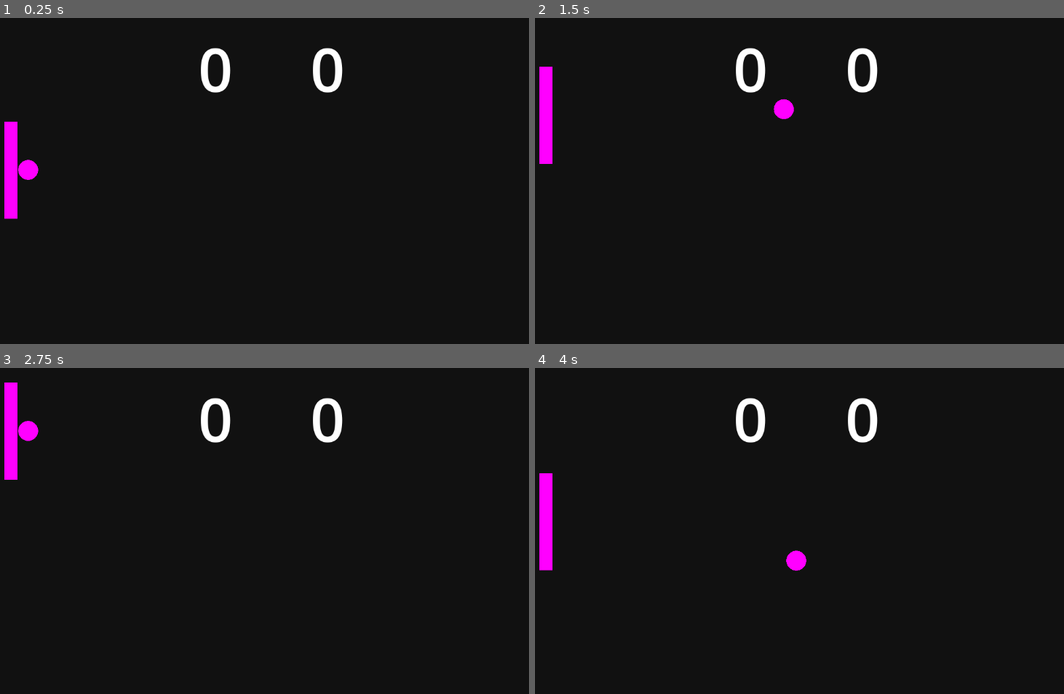
Above: before the commit, frames 1-4 (two rows, left to right).
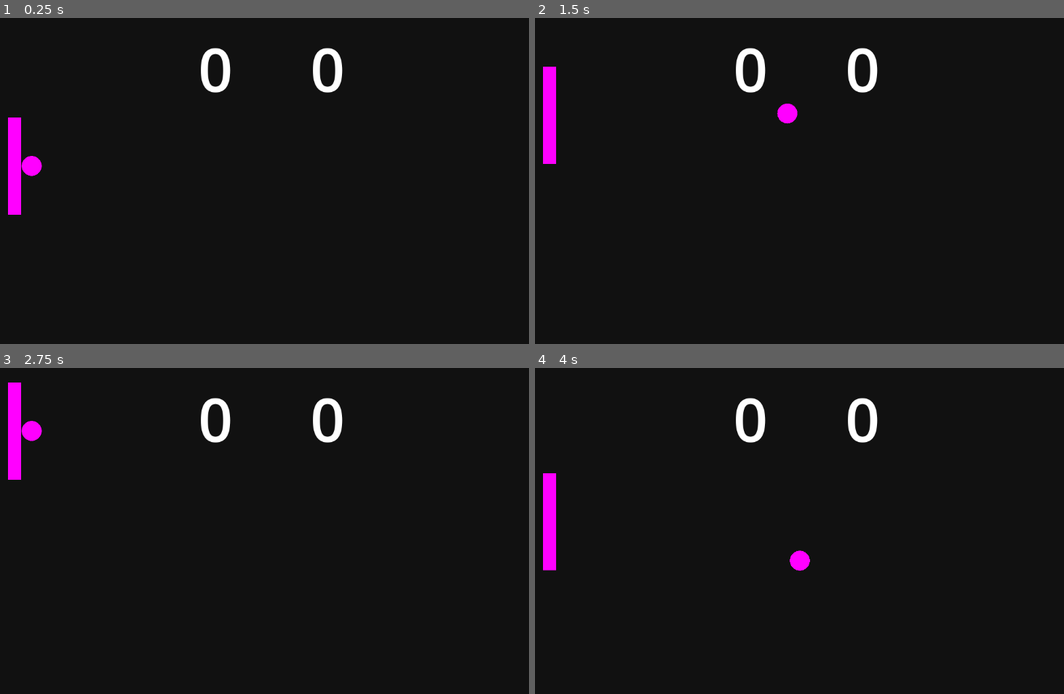
Above: after the commit, the same moments.

Repository: tnrbns/gnop_137
Game: Godot game, scene res://scenes/gameplay.tscn
Same seed, same stepped clock (60 frames per second), same inputs: the game is played once before the commit and once after it. This scene is started directly instead of the project's main scene.
Inputs (mouse positions are in pixels of both pictures, inside the frame that each line leads up to):
- Up to frame 1 (0.25 s): no input
- Up to frame 2 (1.5 s): tap Enter at 0.5 s; move the mouse to (926, 164) at 0.52 s; hold W 0.53-1.28 s; click (926, 164) at 0.6 s; move the mouse to (683, 197) at 1.27 s; hold S from 1.28 s (still down); click (683, 197) at 1.35 s
- Up to frame 3 (2.75 s): move the mouse to (322, 459) at 2.02 s; release S at 2.03 s; hold W from 2.03 s (still down); tap I at 2.1 s; click (322, 459) at 2.3 s
- Up to frame 4 (4 s): move the mouse to (767, 596) at 2.77 s; tap K at 2.85 s; click (767, 596) at 3.05 s; move the mouse to (974, 579) at 3.52 s; release W at 3.53 s; hold S from 3.53 s (still down); click (974, 579) at 3.6 s

The runs differ from the first frame. In frame 1, 0.6% of the frame differs, in the area x 0-8%, y 30-62%; in frame 2, 0.6%; in frame 3, 0.5%; in frame 4, 0.5%.

Commit message:
ball boundary behavior fix

Diff:
--- a/src/scenes/gameplay.tscn
+++ b/src/scenes/gameplay.tscn
@@ -56,11 +56,11 @@
 shape = SubResource("RectangleShape2D_0qtug")
 
 [node name="Player" parent="." instance=ExtResource("1_ymufi")]
-position = Vector2(77, 302)
+position = Vector2(84, 294)
 
 [node name="Ball" parent="." instance=ExtResource("2_vfwaw")]
 visible = false
-position = Vector2(108, 335)
+position = Vector2(148, 305)
 
 [node name="Label" type="Label" parent="."]
 offset_left = 664.0
--- a/src/scripts/ball.gd
+++ b/src/scripts/ball.gd
@@ -2,23 +2,40 @@
 
 const SPEED = 700.0
 var direction = Vector2.ZERO
-var is_attached = true # Determines if the ball is still following the player
-var player = null # Reference to the player node
-var bounds = Rect2(Vector2.ZERO, Vector2(1100, 640)) # Adjust bounds to match your game area
+var is_attached = true
+var player = null
+
+# Define the game boundaries explicitly
+var bounds = Rect2(Vector2(20,10), Vector2(1100, 640))
 
 func _process(delta):
 	if is_attached and player:
-		# Follow the player's position
-		global_position = player.global_position + Vector2(35, 0) # Offset as needed
+		# Ball follows player when attached
+		global_position = player.global_position + Vector2(35, 0)
 	else:
-		# Move independently
+		# Move the ball independently
 		global_position += direction * SPEED * delta
 
-		# Check if the ball is out of bounds
-		if not bounds.has_point(global_position):
+		# Check for left boundary (reset if ball goes beyond the left edge)
+		if global_position.x <= bounds.position.x:
+			print(global_position)
+			print("Left boundary reached! Resetting ball.")
 			reset_to_player()
 
-func _on_body_entered(body):
+		# Check for right boundary (reset if ball goes beyond the right edge)
+		if global_position.x >= bounds.end.x:
+			print(global_position)
+			print("Right boundary reached! Resetting ball.")
+			reset_to_player()
+
+func reset_to_player():
+	# Ensure the ball is attached back to the player
+	if player:
+		is_attached = true
+		global_position = player.global_position + Vector2(35, 0)
+		direction = Vector2.ZERO
+
+func _on_body_entered(_body):
 	# Bounce the ball horizontally if it hits a paddle
 	direction.x *= -1
 
@@ -26,10 +43,10 @@
 	# Set the initial direction and detach from the player
 	is_attached = false
 	direction = initial_direction
-
-func reset_to_player():
-	# Reset the ball to the player's position and reattach it
-	if player:
-		is_attached = true
-		global_position = player.global_position + Vector2(35, 0) # Offset as needed
-		direction = Vector2.ZERO
+#
+#func reset_to_player():
+	## Reset the ball to the player's position and reattach it
+	#if player:
+		#is_attached = true
+		#global_position = player.global_position + Vector2(-35, 0) # Offset as needed
+		#direction = Vector2.ZERO
